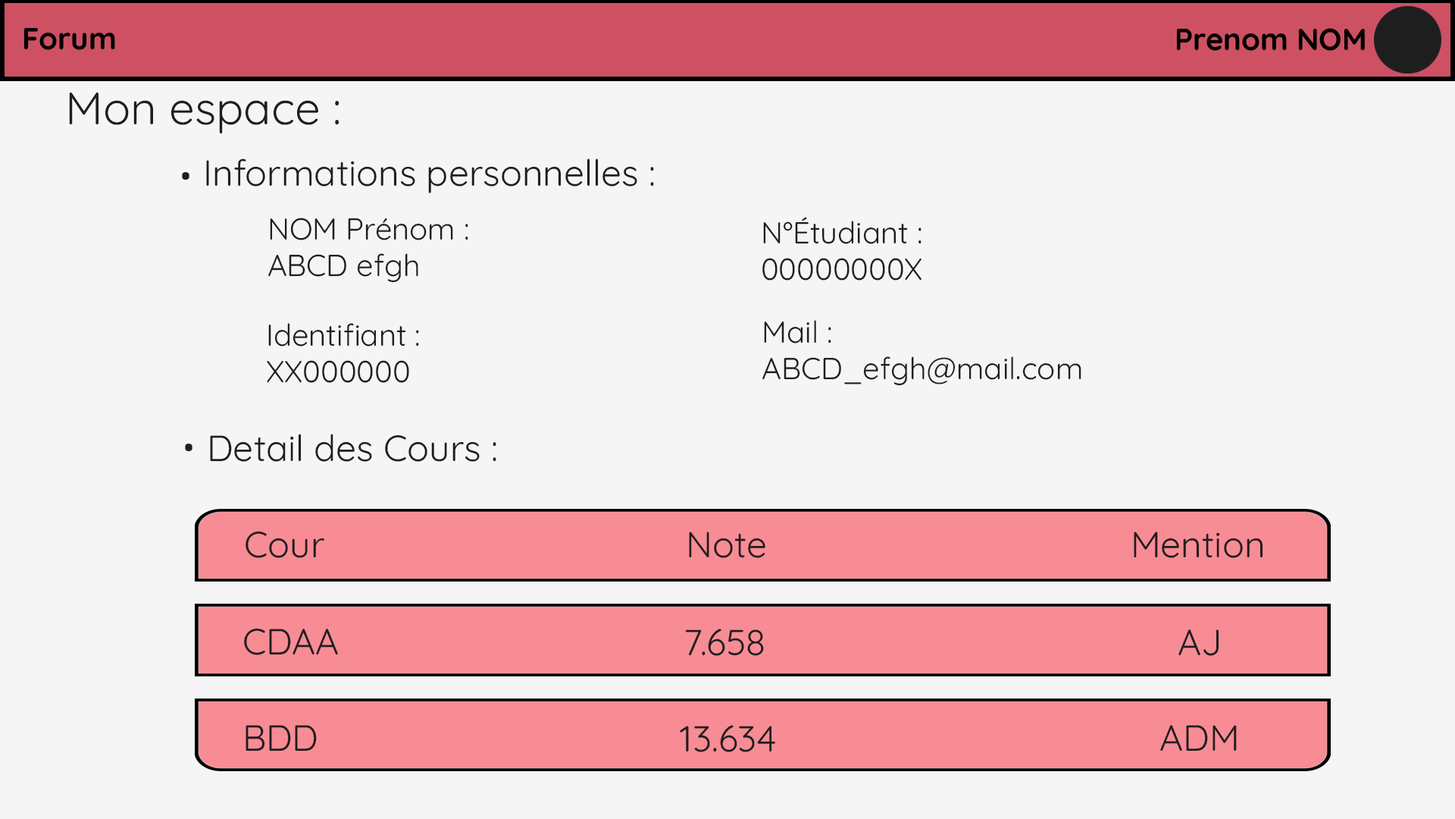
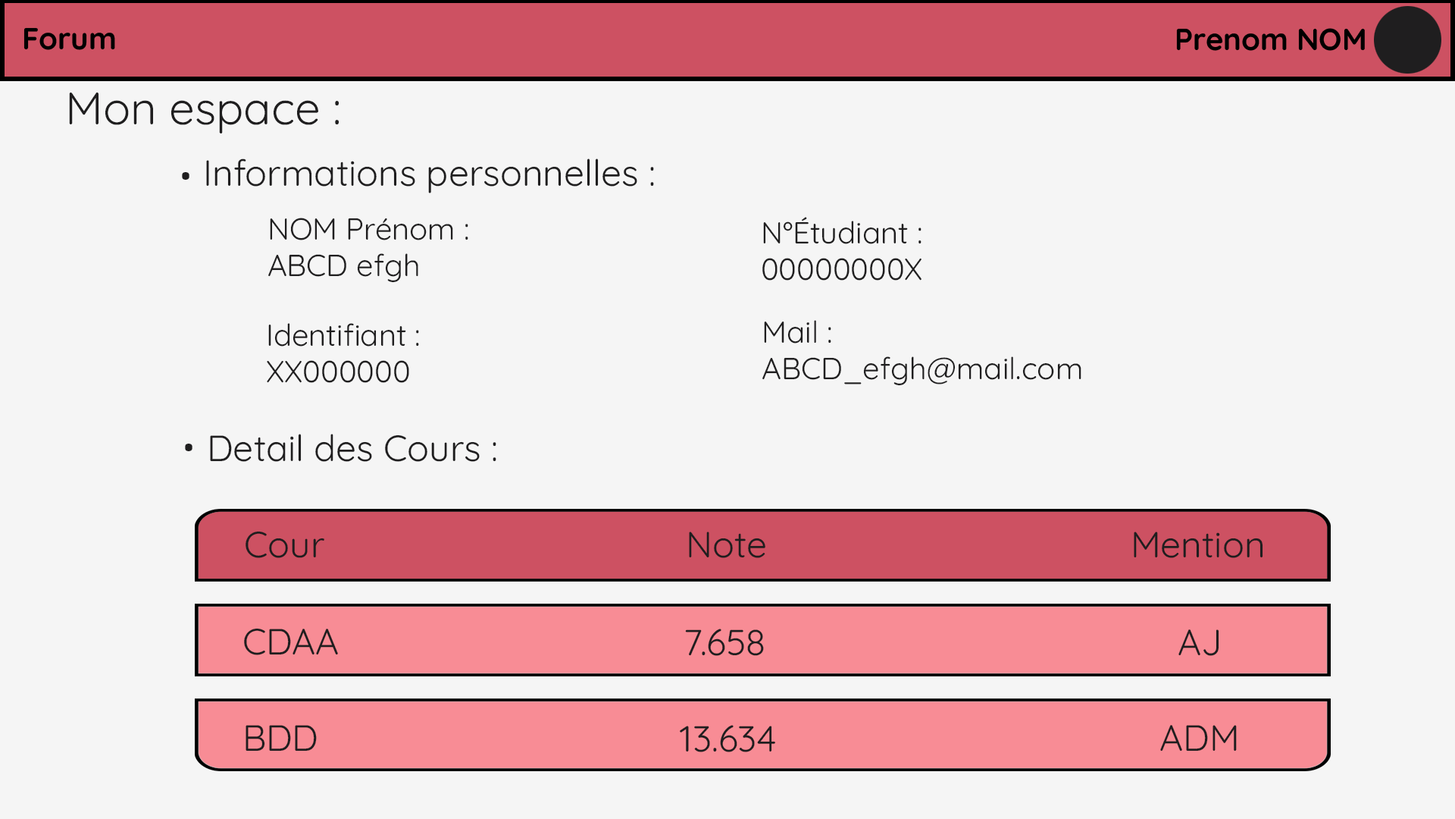
Layered file, before and after one edit (1455×819). Changes by layer:
painted on "fond barre" over [197, 510, 1328, 580]
